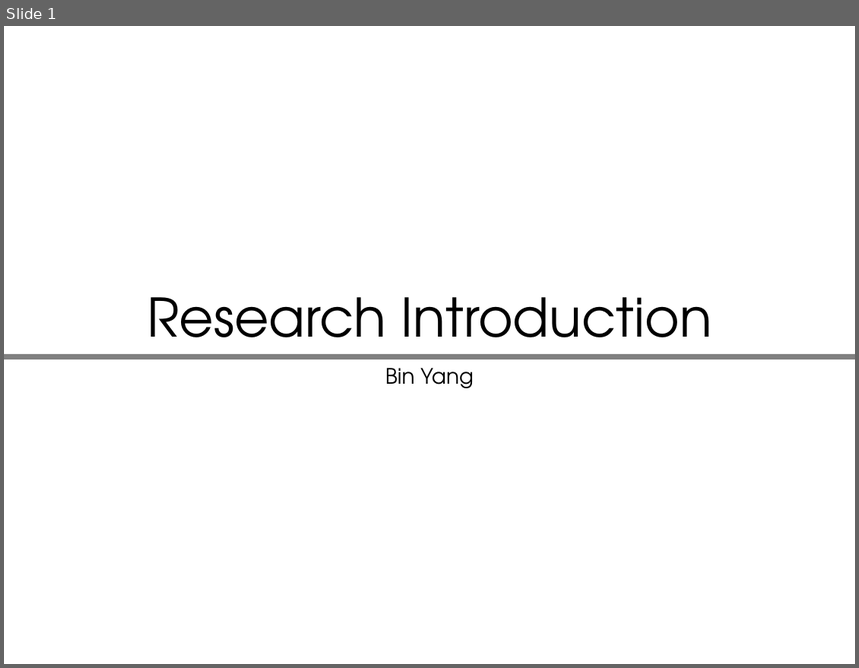
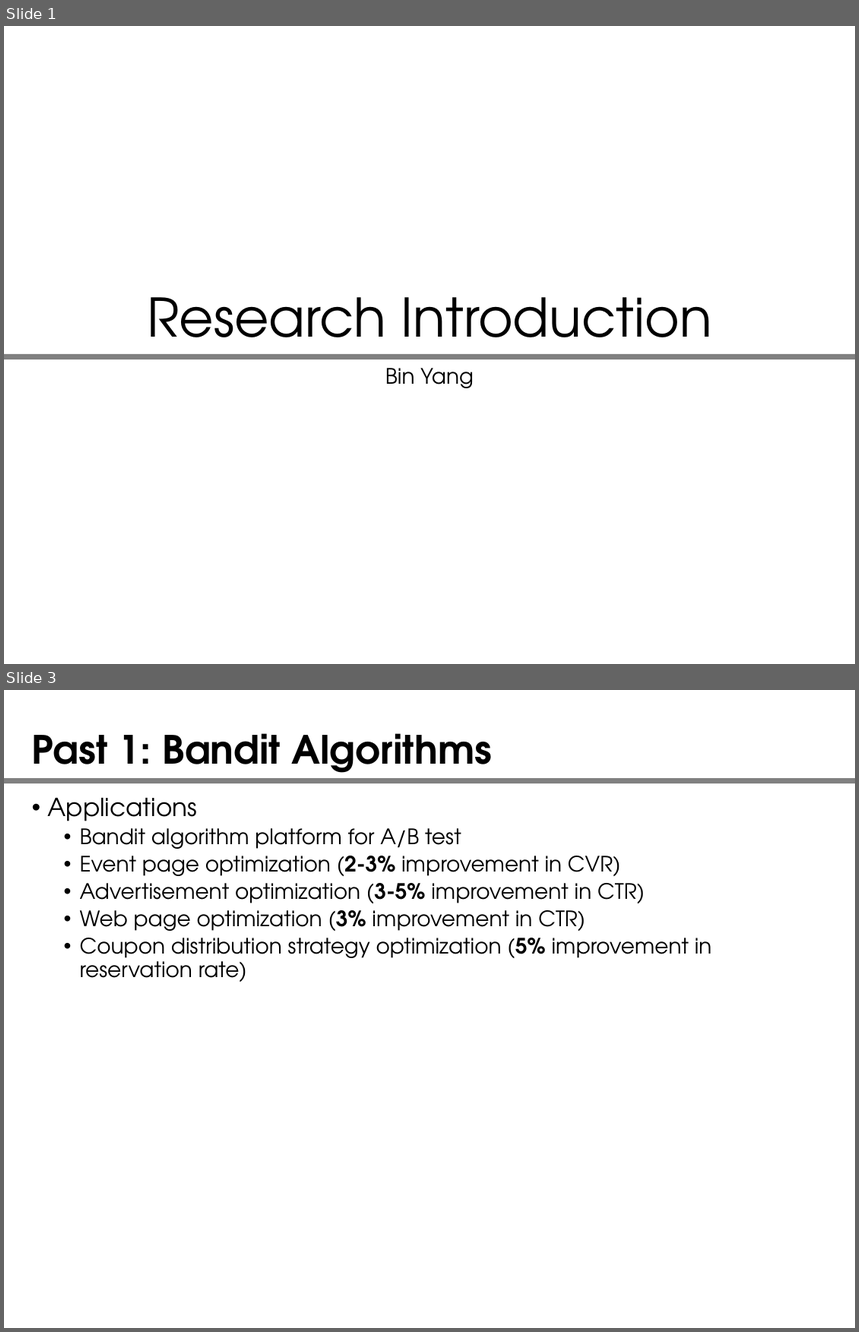
Before and after one commit to yangbin64/document, a slide deck: introduction.pptx. Shown one above the other, each under a label of ours: slide 1 before the commit, slides 1 and 3 after it; the slides between them are not shown. The pictures are 859x668 and 859x1332 pixels, drawn with LibreOffice and Linux fonts; fonts in the diff are those of the drawing. Boxes give left, top, right and bottom in pixels: in the first picture for what was removed or moved away, otherwise in the second. Text is boxed around its words. In the diff, an @@ line names an element or a change of style, - is before the commit and + after.

```diff
--- a/introduction.pptx
+++ b/introduction.pptx
@@ slide 3 added at <box>4,690,855,1328</box>, background #FFFFFF @@
@@ title added at <box>32,733,492,780</box>, 33 pt, text #000000, bold @@
+Past 1: Bandit Algorithms
@@ rectangle added at <box>4,778,855,783</box>, fill #808080 @@
@@ text added at <box>48,798,712,982</box>, 18 pt, text #000000 @@
+• Applications
+  • Bandit algorithm platform for A/B test
+  • Event page optimization (2-3% improvement in CVR)
+  • Advertisement optimization (3-5% improvement in CTR)
+  • Web page optimization (3% improvement in CTR)
+  • Coupon distribution strategy optimization (5% improvement in reservation rate)
```
Also in this commit, not shown: 3 slides changed, 4 other slides added, 2 slides removed, 1 other file.
